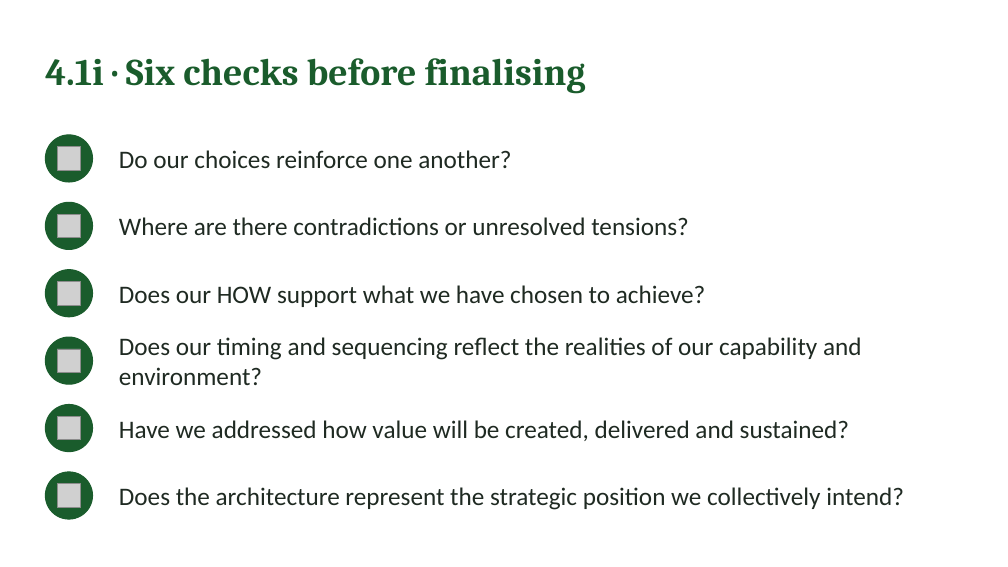
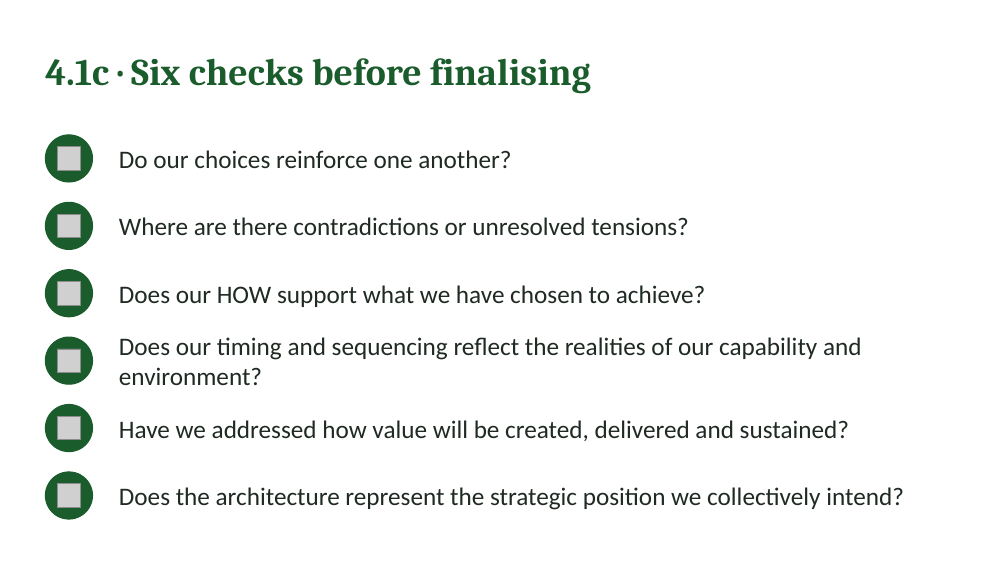
Before and after one commit to IBSL26/ibsl-platform, a slide deck: slide 29 of Unit decks/Unit 02 - Strategy Visioning & Success in Practice (SiP).pptx (slide 38 before the commit). Drawn at 1008x567 pixels with LibreOffice and Linux fonts; fonts in the diff are those of the drawing; grey boxes stand for pictures. Boxes give left, top, right and bottom in pixels: in the first picture for what was removed or moved away, otherwise in the second. Text is boxed around its words. In the diff, an @@ line names an element or a change of style, - is before the commit and + after.

```diff
--- a/Unit decks/Unit 02 - Strategy Visioning & Success in Practice (SiP).pptx
+++ b/Unit decks/Unit 02 - Strategy Visioning & Success in Practice (SiP).pptx
@@ text at (x1=45, y1=58, x2=591, y2=93): text changed @@
-4.1i · Six checks before finalising
+4.1c · Six checks before finalising
```
Also in this commit, not shown: 4 other slides changed, 12 slides removed, 2 other files.
